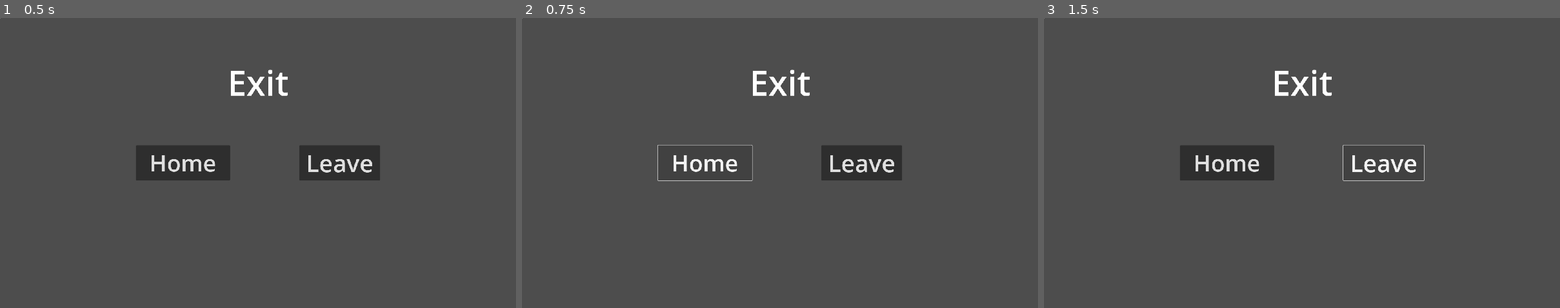
Above: before the commit, frames 1-3 (left to right).
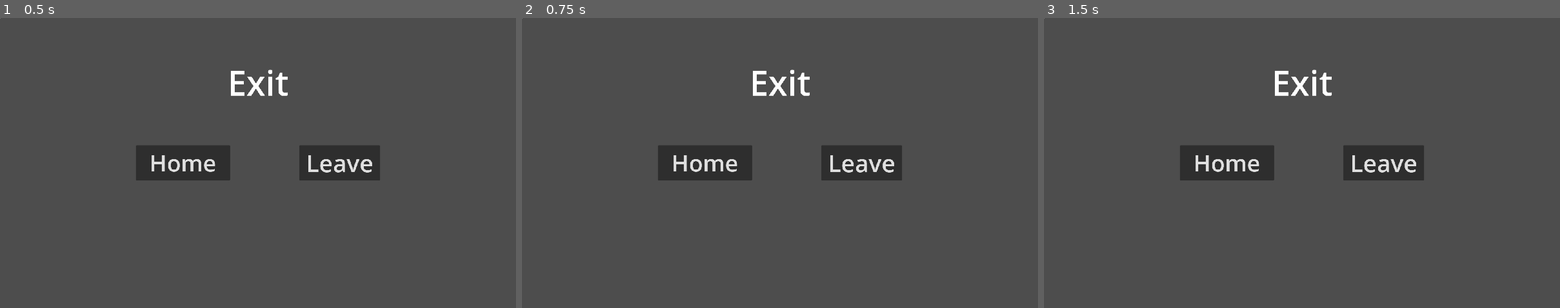
Above: after the commit, the same moments.

Repository: DanTheDan64/titan-trackers
Game: Godot game, scene res://Menu/Options/are_you_sure.tscn
The game is run twice, just before and just after one commit, with the same random seed, the same clock (stepped at 60 frames per second) and the same inputs. This scene is started directly instead of the project's main scene.
Inputs:
- Up to frame 1 (0.5 s): no input
- Up to frame 2 (0.75 s): click "Home" at 0.5 s
- Up to frame 3 (1.5 s): click "Leave" at 1.25 s

Frame 1 is identical in both runs. In frame 2, 0.1% of the frame differs, in the area x 26-45%, y 43-57%; in frame 3, 0.1%.

Commit message:
The are you sure part is done, and other small parts as well

Diff:
--- /dev/null
+++ b/Titan Trackers/Menu/Options/are_you_sure.gd
@@ -0,0 +1,34 @@
+extends Control
+@onready var margin_container = $MarginContainer as MarginContainer
+@onready var margin_container_2 = $Specter2/MarginContainer2 as MarginContainer
+@onready var label = $Label as Label
+@onready var label_2 = $Specter2/Label2 as Label
+@onready var home = $MarginContainer/VBoxContainer/HBoxContainer/Home as Button
+@onready var leave = $MarginContainer/VBoxContainer/HBoxContainer/Leave as Button
+@onready var no = $Specter2/MarginContainer/VBoxContainer/HBoxContainer/No as Button
+@onready var yes = $Specter2/MarginContainer/VBoxContainer/HBoxContainer/Yes as Button
+@onready var game_menu = preload("res://Menu/Options/are_you_sure.gd")
+@onready var GAME_MENU = preload("res://Menu/Options/game_menu.tscn")
+
+# Called when the node enters the scene tree for the first time.
+func _ready():
+	pass
+
+
+func _on_home_button_down():
+	get_tree().change_scene_to_packed(GAME_MENU)
+
+
+func _on_leave_button_down():
+	margin_container.visible = false
+	label.visible = false
+	margin_container_2.visible = true
+	label_2.visible = true
+	get_tree().change_scene_to_packed(game_menu)
+
+func _on_no_button_down():
+	get_tree().change_scene_to_packed(game_menu)
+
+
+func _on_yes_button_down():
+	get_tree().quit()
--- a/Titan Trackers/Menu/Options/are_you_sure.tscn
+++ b/Titan Trackers/Menu/Options/are_you_sure.tscn
@@ -1,4 +1,6 @@
-[gd_scene load_steps=2 format=3 uid="uid://dbra50yk6rmxb"]
+[gd_scene load_steps=3 format=3 uid="uid://dbra50yk6rmxb"]
+
+[ext_resource type="Script" path="res://Menu/Options/are_you_sure.gd" id="1_vknto"]
 
 [sub_resource type="SystemFont" id="SystemFont_wxu3c"]
 
@@ -9,6 +11,7 @@
 anchor_bottom = 1.0
 grow_horizontal = 2
 grow_vertical = 2
+script = ExtResource("1_vknto")
 
 [node name="MarginContainer" type="MarginContainer" parent="."]
 layout_mode = 1
@@ -30,7 +33,7 @@
 layout_mode = 2
 alignment = 1
 
-[node name="Button" type="Button" parent="MarginContainer/VBoxContainer/HBoxContainer"]
+[node name="Home" type="Button" parent="MarginContainer/VBoxContainer/HBoxContainer"]
 custom_minimum_size = Vector2(350, 0)
 layout_mode = 2
 theme_override_font_sizes/font_size = 86
@@ -40,17 +43,14 @@
 custom_minimum_size = Vector2(250, 0)
 layout_mode = 2
 
-[node name="Button2" type="Button" parent="MarginContainer/VBoxContainer/HBoxContainer"]
+[node name="Leave" type="Button" parent="MarginContainer/VBoxContainer/HBoxContainer"]
 custom_minimum_size = Vector2(300, 0)
 layout_mode = 2
 theme_override_font_sizes/font_size = 89
 text = "Leave"
 
-[node name="Specter" type="Control" parent="."]
-layout_mode = 3
-anchors_preset = 0
-
 [node name="Label" type="Label" parent="."]
+layout_mode = 0
 offset_left = 680.0
 offset_top = 112.0
 offset_right = 1240.0
@@ -62,17 +62,64 @@
 vertical_alignment = 1
 
 [node name="Specter2" type="Control" parent="."]
-layout_mode = 3
-anchors_preset = 0
+layout_mode = 1
+anchors_preset = 15
+anchor_right = 1.0
+anchor_bottom = 1.0
+grow_horizontal = 2
+grow_vertical = 2
 
 [node name="Label2" type="Label" parent="Specter2"]
 visible = false
-offset_left = 680.0
-offset_top = 112.0
-offset_right = 1240.0
-offset_bottom = 368.0
+layout_mode = 0
+offset_left = 472.0
+offset_top = 104.0
+offset_right = 1495.0
+offset_bottom = 360.0
 theme_override_fonts/font = SubResource("SystemFont_wxu3c")
-theme_override_font_sizes/font_size = 128
+theme_override_font_sizes/font_size = 156
 text = "Are you sure?"
 horizontal_alignment = 1
 vertical_alignment = 1
+
+[node name="MarginContainer2" type="MarginContainer" parent="Specter2"]
+visible = false
+layout_mode = 1
+anchors_preset = 15
+anchor_right = 1.0
+anchor_bottom = 1.0
+grow_horizontal = 2
+grow_vertical = 2
+theme_override_constants/margin_left = 12
+theme_override_constants/margin_top = 12
+theme_override_constants/margin_right = 12
+theme_override_constants/margin_bottom = 12
+
+[node name="VBoxContainer" type="VBoxContainer" parent="Specter2/MarginContainer2"]
+layout_mode = 2
+alignment = 1
+
+[node name="HBoxContainer" type="HBoxContainer" parent="Specter2/MarginContainer2/VBoxContainer"]
+layout_mode = 2
+alignment = 1
+
+[node name="No" type="Button" parent="Specter2/MarginContainer2/VBoxContainer/HBoxContainer"]
+custom_minimum_size = Vector2(350, 0)
+layout_mode = 2
+theme_override_font_sizes/font_size = 86
+text = "NO"
+
+[node name="Control" type="Control" parent="Specter2/MarginContainer2/VBoxContainer/HBoxContainer"]
+custom_minimum_size = Vector2(250, 0)
+layout_mode = 2
+
+[node name="Yes" type="Button" parent="Specter2/MarginContainer2/VBoxContainer/HBoxContainer"]
+custom_minimum_size = Vector2(300, 0)
+layout_mode = 2
+theme_override_font_sizes/font_size = 89
+text = "Yes"
+
+[connection signal="button_down" from="MarginContainer/VBoxContainer/HBoxContainer/Home" to="." method="_on_home_button_down"]
+[connection signal="button_down" from="MarginContainer/VBoxContainer/HBoxContainer/Leave" to="." method="_on_leave_button_down"]
+[connection signal="button_down" from="Specter2/MarginContainer2/VBoxContainer/HBoxContainer/No" to="." method="_on_no_button_down"]
+[connection signal="button_down" from="Specter2/MarginContainer2/VBoxContainer/HBoxContainer/Yes" to="." method="_on_yes_button_down"]
--- a/Titan Trackers/Menu/Options/settings_tab_container.tscn
+++ b/Titan Trackers/Menu/Options/settings_tab_container.tscn
@@ -273,11 +273,11 @@
 size_flags_vertical = 3
 theme_override_constants/separation = 48
 
-[node name="Crosshair Colour" type="Label" parent="TabContainer/Crosshair/MarginContainer/ScrollContainer/VBoxContainer"]
+[node name="Opacity Range" type="Label" parent="TabContainer/Crosshair/MarginContainer/ScrollContainer/VBoxContainer"]
 layout_mode = 2
 size_flags_vertical = 1
 theme_override_font_sizes/font_size = 32
-text = "Crosshair Colour
+text = "Opacity
 "
 horizontal_alignment = 1
 vertical_alignment = 1
@@ -286,6 +286,15 @@
 layout_mode = 2
 tick_count = 1
 
+[node name="Crosshair Colour" type="Label" parent="TabContainer/Crosshair/MarginContainer/ScrollContainer/VBoxContainer"]
+layout_mode = 2
+size_flags_vertical = 1
+theme_override_font_sizes/font_size = 32
+text = "Crosshair Colour
+"
+horizontal_alignment = 1
+vertical_alignment = 1
+
 [node name="ColorPickerButton" type="ColorPickerButton" parent="TabContainer/Crosshair/MarginContainer/ScrollContainer/VBoxContainer"]
 layout_mode = 2
 
@@ -295,8 +304,24 @@
 text = "Dot
 "
 
+[node name="On or Off" type="Label" parent="TabContainer/Crosshair/MarginContainer/ScrollContainer/VBoxContainer"]
+layout_mode = 2
+theme_override_font_sizes/font_size = 28
+text = "On or Off
+"
+
 [node name="On or Off Dot" type="CheckButton" parent="TabContainer/Crosshair/MarginContainer/ScrollContainer/VBoxContainer"]
-layout_mode = 2
+custom_minimum_size = Vector2(500, 0)
+layout_mode = 2
+theme_override_font_sizes/font_size = 48
+alignment = 2
+icon_alignment = 2
+
+[node name="Dot Size" type="Label" parent="TabContainer/Crosshair/MarginContainer/ScrollContainer/VBoxContainer"]
+layout_mode = 2
+theme_override_font_sizes/font_size = 28
+text = "Line Width
+"
 
 [node name="Dot size" type="HSlider" parent="TabContainer/Crosshair/MarginContainer/ScrollContainer/VBoxContainer"]
 layout_mode = 2
@@ -308,11 +333,29 @@
 
 "
 
+[node name="On or Off2" type="Label" parent="TabContainer/Crosshair/MarginContainer/ScrollContainer/VBoxContainer"]
+layout_mode = 2
+theme_override_font_sizes/font_size = 28
+text = "On or Off
+"
+
 [node name="On or Off Line" type="CheckButton" parent="TabContainer/Crosshair/MarginContainer/ScrollContainer/VBoxContainer"]
 layout_mode = 2
 
-[node name="Line Length" type="HSlider" parent="TabContainer/Crosshair/MarginContainer/ScrollContainer/VBoxContainer"]
-layout_mode = 2
+[node name="Line Length Size" type="Label" parent="TabContainer/Crosshair/MarginContainer/ScrollContainer/VBoxContainer"]
+layout_mode = 2
+theme_override_font_sizes/font_size = 28
+text = "Line Length
+"
+
+[node name="Line length2" type="HSlider" parent="TabContainer/Crosshair/MarginContainer/ScrollContainer/VBoxContainer"]
+layout_mode = 2
+
+[node name="Line Width Size" type="Label" parent="TabContainer/Crosshair/MarginContainer/ScrollContainer/VBoxContainer"]
+layout_mode = 2
+theme_override_font_sizes/font_size = 28
+text = "Line Width
+"
 
 [node name="Line width" type="VSlider" parent="TabContainer/Crosshair/MarginContainer/ScrollContainer/VBoxContainer"]
 layout_mode = 2
@@ -393,10 +436,10 @@
 anchors_preset = 15
 anchor_right = 1.0
 anchor_bottom = 1.0
-offset_left = 1520.0
-offset_top = 112.0
-offset_right = 664.0
-offset_bottom = -168.0
+offset_left = 792.0
+offset_top = 144.0
+offset_right = -64.0
+offset_bottom = -136.0
 grow_horizontal = 2
 grow_vertical = 2
 mouse_filter = 1
